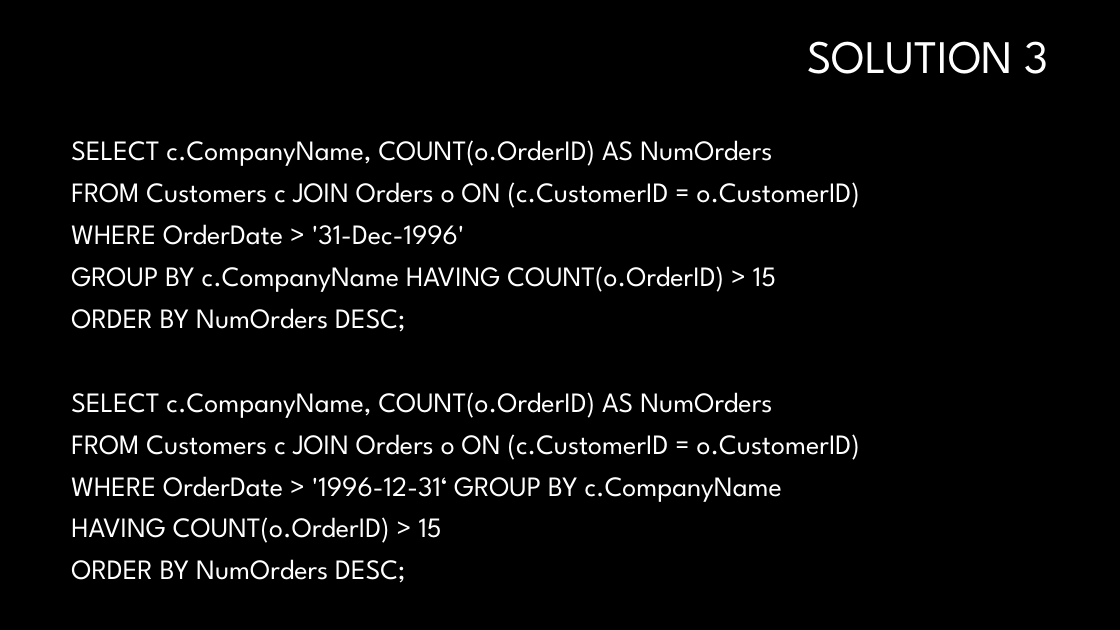
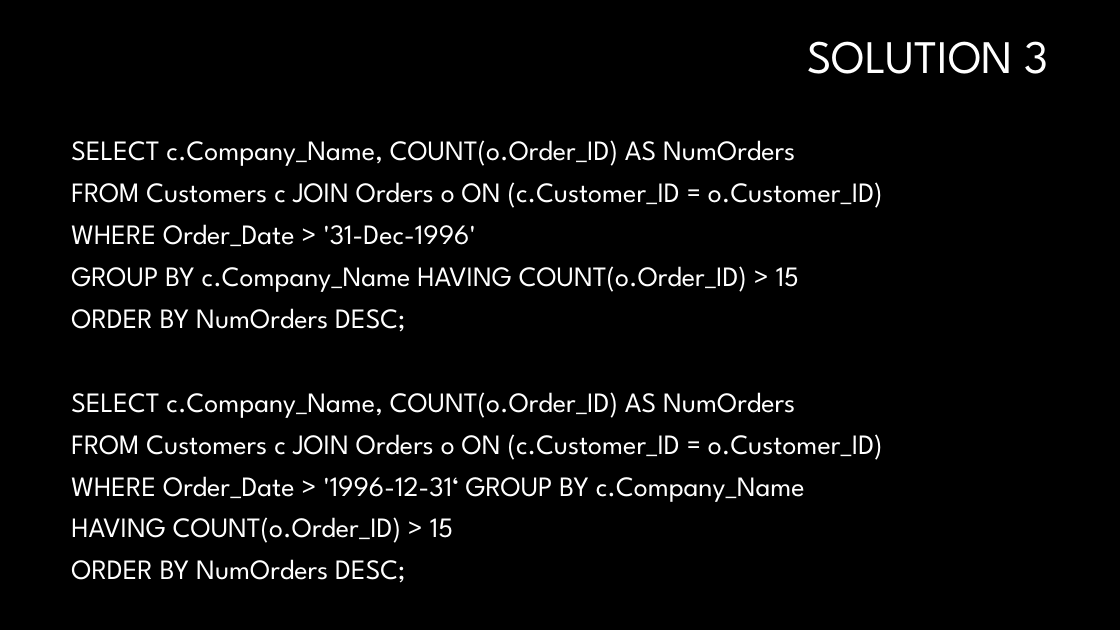
Before and after one commit to VKRISHNANB/postgres, a slide deck: slide 53 of slides/2psql1.pptx (slide 54 before the commit). Drawn at 1120x630 pixels with LibreOffice and Linux fonts; fonts in the diff are those of the drawing; background and template pictures are left out. Boxes give left, top, right and bottom in pixels: in the first picture for what was removed or moved away, otherwise in the second. Text is boxed around its words. In the diff, an @@ line names an element or a change of style, - is before the commit and + after.

```diff
--- a/slides/2psql1.pptx
+++ b/slides/2psql1.pptx
@@ text at box(71, 140, 883, 292): text changed @@
-SELECT c.CompanyName, COUNT(o.OrderID) AS NumOrders
-FROM Customers c JOIN Orders o ON (c.CustomerID = o.CustomerID)
-WHERE OrderDate > '31-Dec-1996'
-GROUP BY c.CompanyName HAVING COUNT(o.OrderID) > 15
+SELECT c.Company_Name, COUNT(o.Order_ID) AS NumOrders
+FROM Customers c JOIN Orders o ON (c.Customer_ID = o.Customer_ID)
+WHERE Order_Date > '31-Dec-1996'
+GROUP BY c.Company_Name HAVING COUNT(o.Order_ID) > 15
@@ text at box(71, 392, 883, 543): text changed @@
-SELECT c.CompanyName, COUNT(o.OrderID) AS NumOrders
-FROM Customers c JOIN Orders o ON (c.CustomerID = o.CustomerID)
-WHERE OrderDate > '1996-12-31‘ GROUP BY c.CompanyName
-HAVING COUNT(o.OrderID) > 15
+SELECT c.Company_Name, COUNT(o.Order_ID) AS NumOrders
+FROM Customers c JOIN Orders o ON (c.Customer_ID = o.Customer_ID)
+WHERE Order_Date > '1996-12-31‘ GROUP BY c.Company_Name
+HAVING COUNT(o.Order_ID) > 15
```
Also in this commit, not shown: 33 other slides changed, 1 slide removed, 4 other files.
